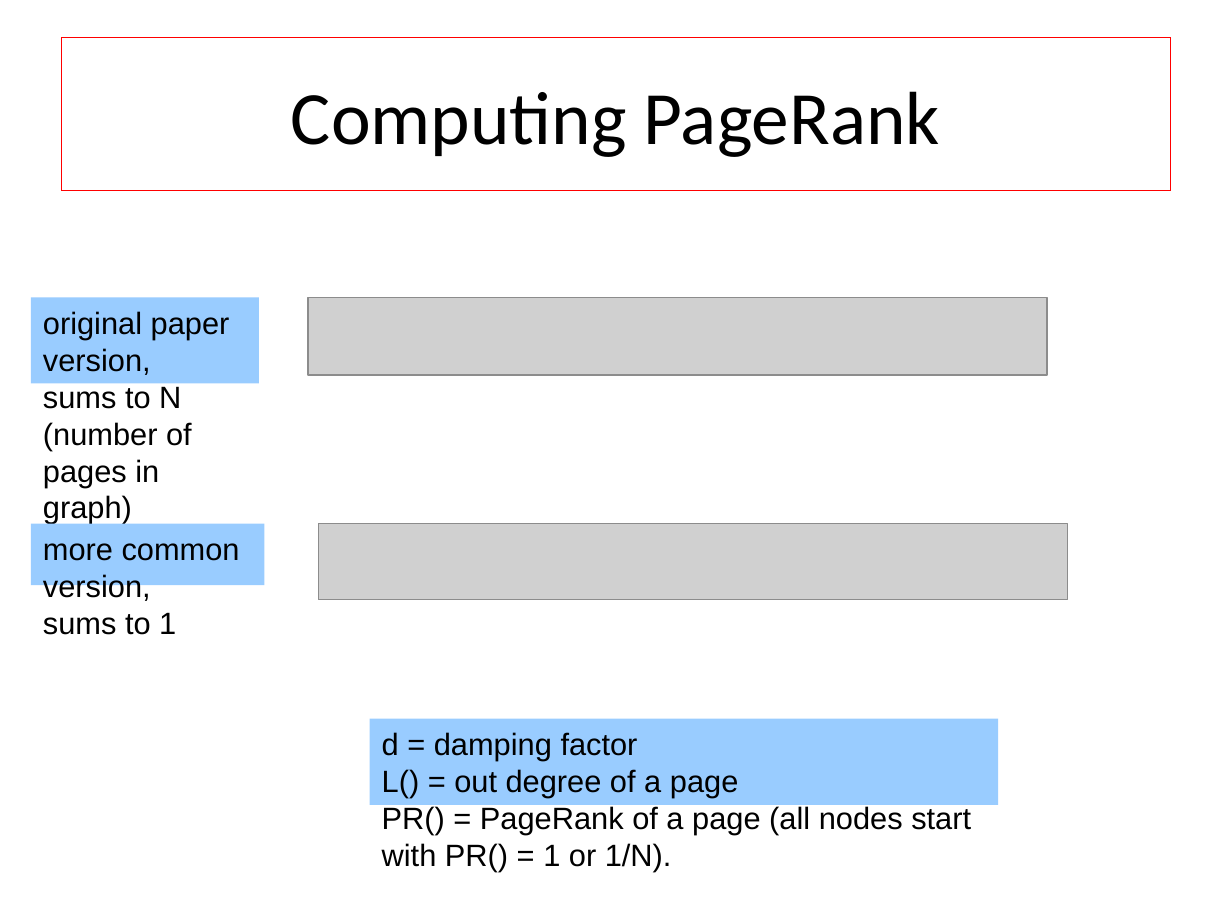
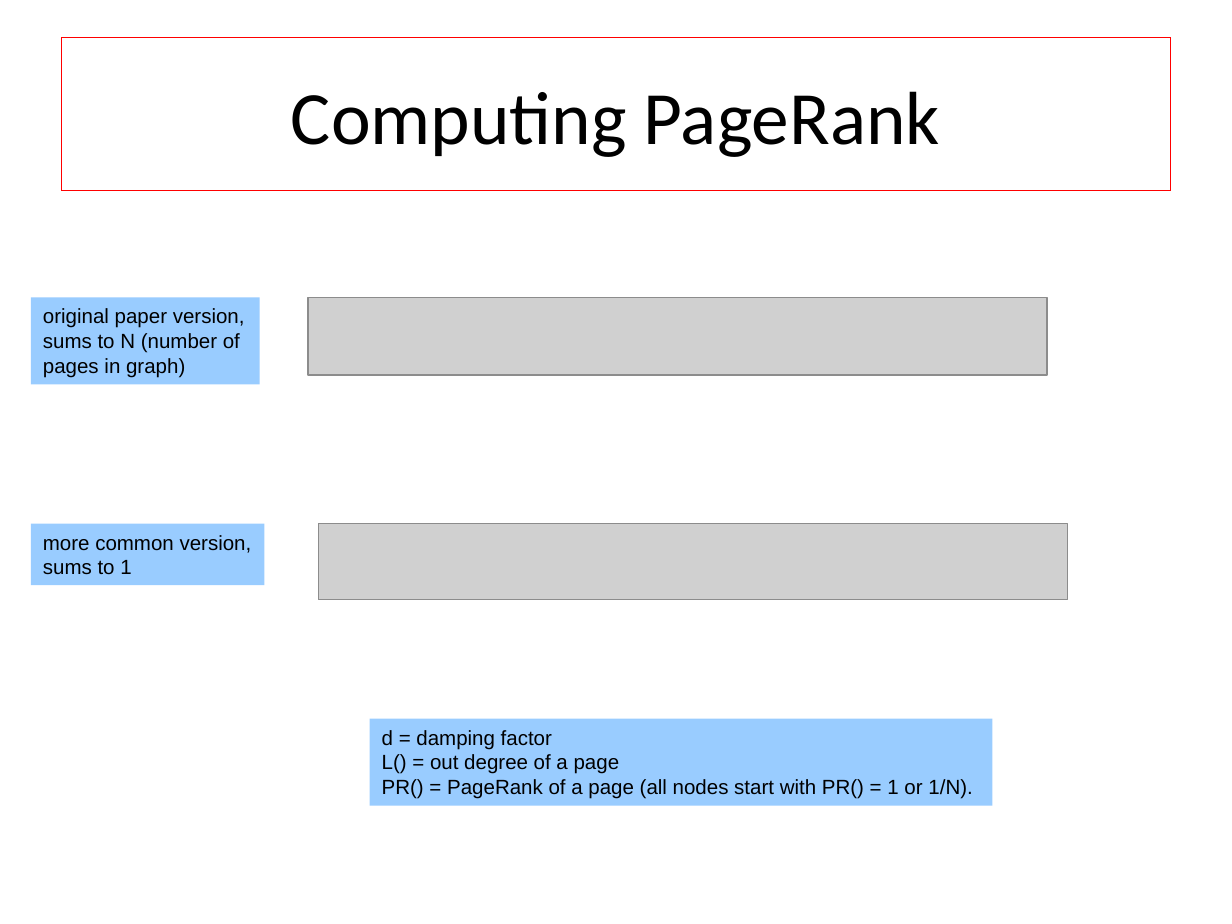
Before and after one commit to phvargas/cs834-f16, a slide deck: slide 63 of slides/chap4-mln.pptx. Drawn at 1232x924 pixels with LibreOffice and Linux fonts; fonts in the diff are those of the drawing; grey boxes stand for pictures. Boxes give left, top, right and bottom in pixels: in the first picture for what was removed or moved away, otherwise in the second. Text is boxed around its words. In the diff, an @@ line names an element or a change of style, - is before the commit and + after.

```diff
--- a/slides/chap4-mln.pptx
+++ b/slides/chap4-mln.pptx
@@ size 18 to 12 pt in 3 elements at <box>31,524,265,585</box>, <box>31,297,260,384</box>, <box>370,718,993,806</box> @@
@@ rectangle "d = damping factor": place and size @@
-rectangle "d = damping factor" at <box>370,718,998,804</box>
+rectangle "d = damping factor" at <box>370,718,993,806</box>
```
Also in this commit, not shown: 8 other slides changed.
